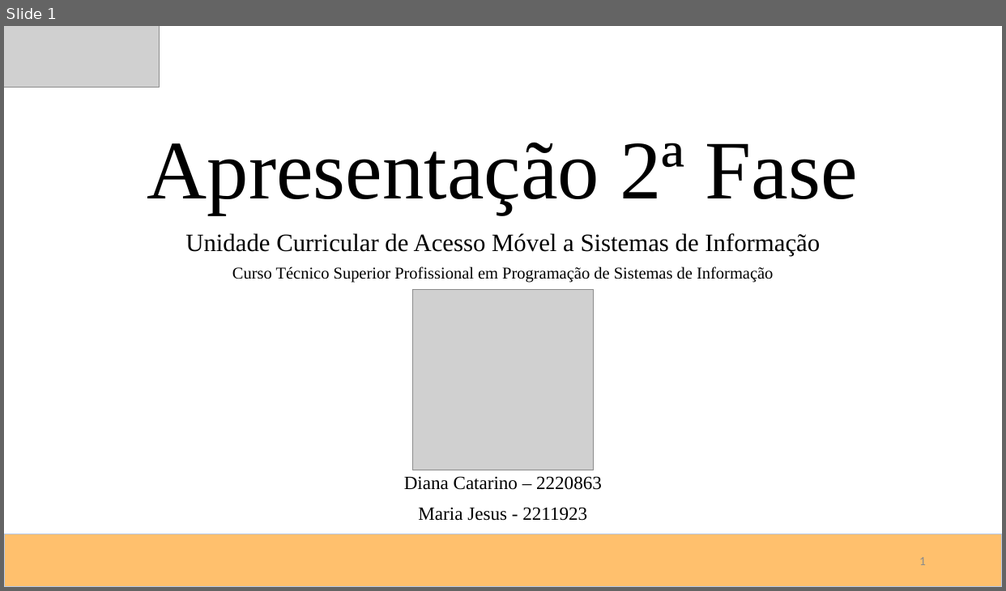
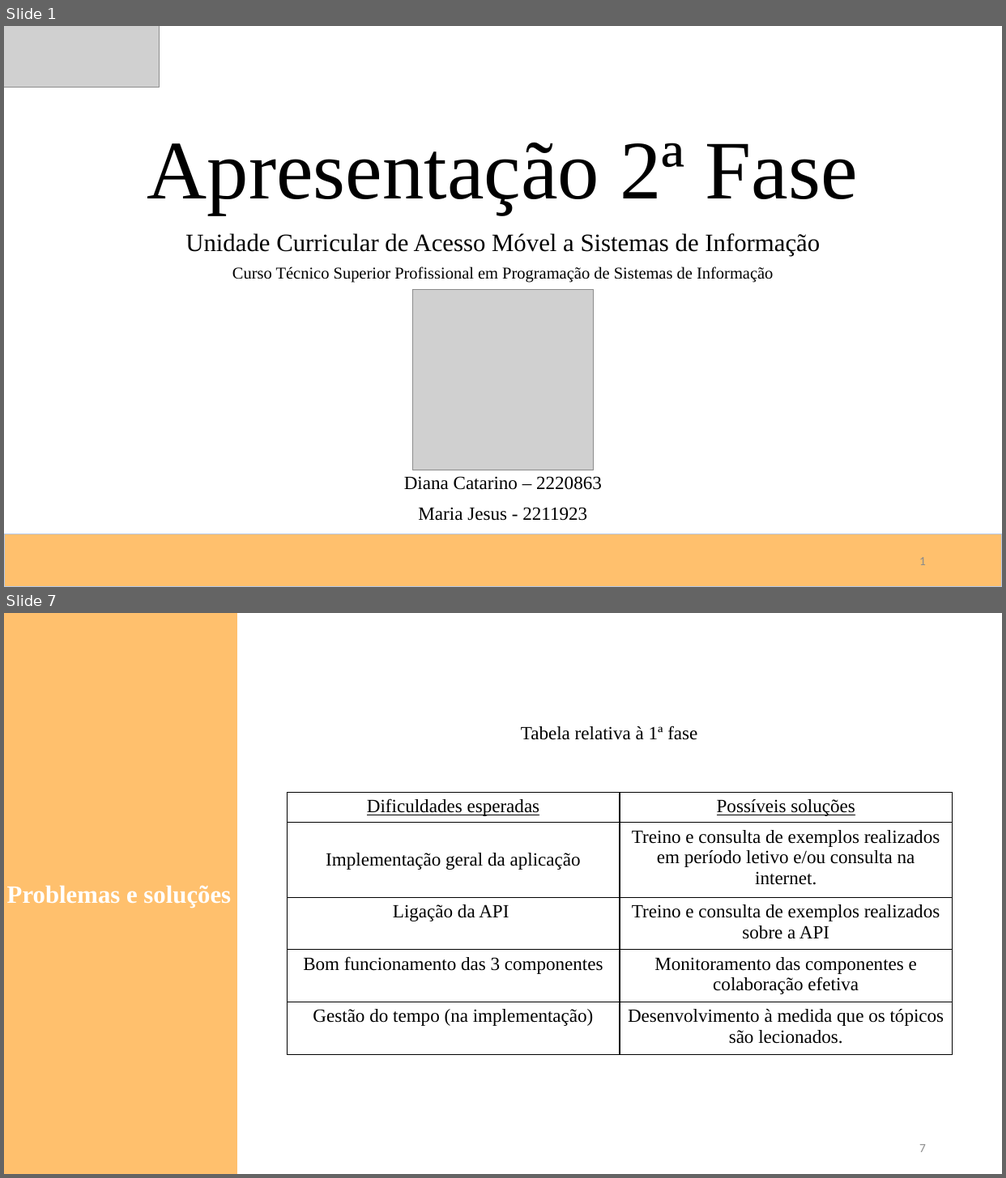
Before and after one commit to dianacatarino/PSI_AMSI_202324, a slide deck: doc/Apresentação 2ª Fase.pptx. Shown one above the other, each under a label of ours: slide 1 before the commit, slides 1 and 7 after it; the slides between them are not shown. The pictures are 1006x591 and 1006x1178 pixels, drawn with LibreOffice and Linux fonts; fonts in the diff are those of the drawing; grey boxes stand for pictures. Boxes give left, top, right and bottom in pixels: in the first picture for what was removed or moved away, otherwise in the second. Text is boxed around its words. In the diff, an @@ line names an element or a change of style, - is before the commit and + after.

```diff
--- a/doc/Apresentação 2ª Fase.pptx
+++ b/doc/Apresentação 2ª Fase.pptx
@@ slide 7 added at (x1=4, y1=613, x2=1002, y2=1174), background #FFFFFF @@
@@ rectangle added at (x1=4, y1=613, x2=236, y2=1174), fill #FFC06D, outline #FFC06D 1 pt @@
@@ text added at (x1=521, y1=726, x2=697, y2=740), 18 pt, text #000000 @@
+Tabela relativa à 1ª fase
@@ table added at (x1=287, y1=793, x2=952, y2=1055), 5 rows, 2 columns @@
+Dificuldades esperadas | Possíveis soluções
+Implementação geral da aplicação | Treino e consulta de exemplos realizados em período letivo e/ou consulta na internet.
+Ligação da API | Treino e consulta de exemplos realizados sobre a API
+Bom funcionamento das 3 componentes | Monitoramento das componentes e colaboração efetiva
+Gestão do tempo (na implementação) | Desenvolvimento à medida que os tópicos são lecionados.
@@ text added at (x1=7, y1=885, x2=231, y2=908), 24 pt, text #FFFFFF, bold @@
+Problemas e soluções
@@ page number added at (x1=919, y1=1144, x2=926, y2=1152), 12 pt, text #8C8C8C @@
+7
```
Also in this commit, not shown: 1 slide changed, 9 other slides added.
